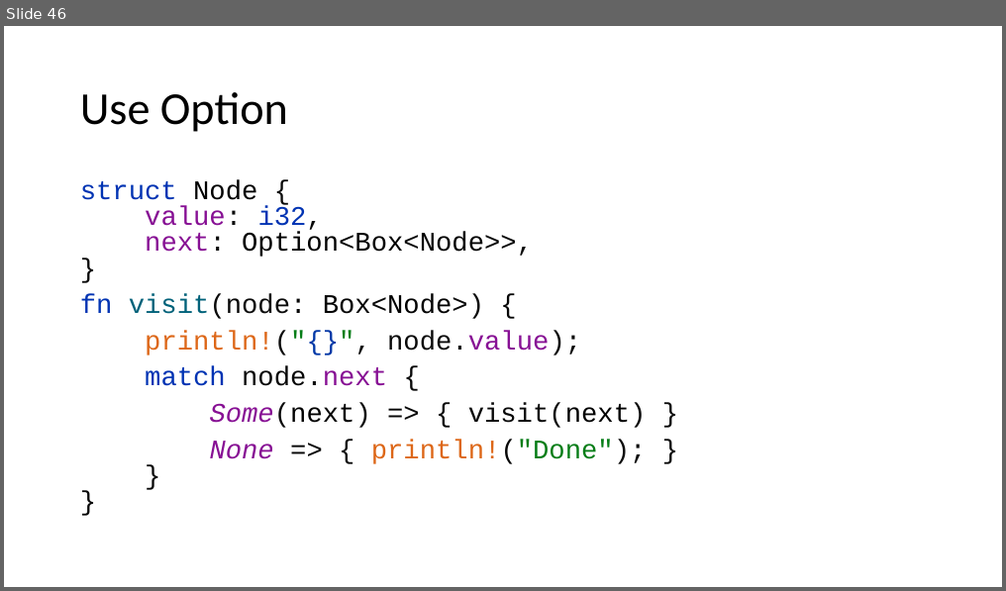
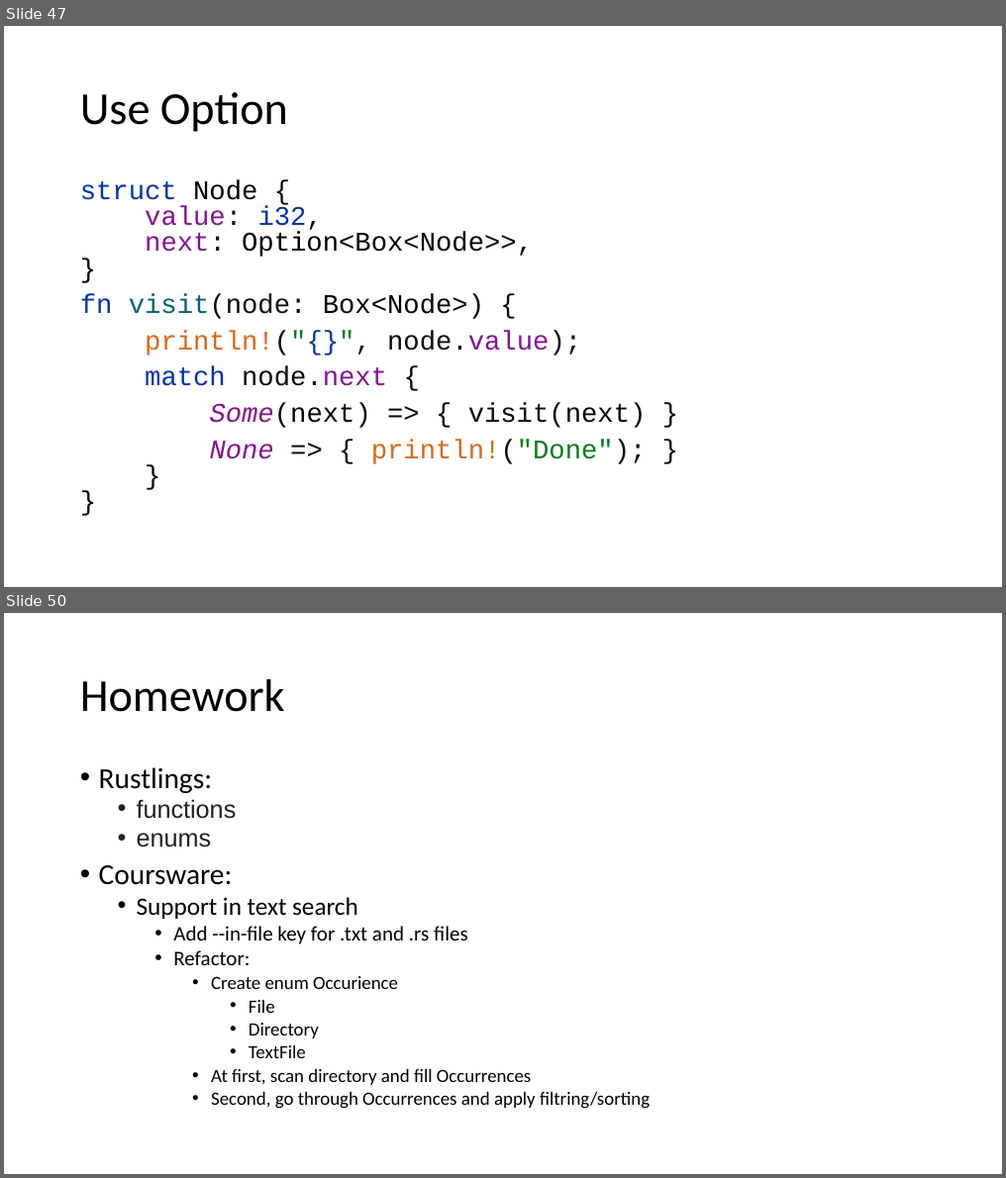
Before and after one commit to kugushev/course-rust-basics, a slide deck: pres/06-FP.pptx. Shown one above the other, each under a label of ours: slide 46 before the commit, slides 47 and 50 after it; the slides between them are not shown. The pictures are 1006x591 and 1006x1178 pixels, drawn with LibreOffice and Linux fonts; fonts in the diff are those of the drawing. Boxes give left, top, right and bottom in pixels: in the first picture for what was removed or moved away, otherwise in the second. Text is boxed around its words. In the diff, an @@ line names an element or a change of style, - is before the commit and + after.

```diff
--- a/pres/06-FP.pptx
+++ b/pres/06-FP.pptx
@@ slide 50 added at bbox=[4, 613, 1002, 1174], background #FFFFFF @@
@@ title added at bbox=[80, 679, 285, 712], 44 pt, text #000000 @@
+Homework
@@ text added at bbox=[99, 767, 649, 1109], 18 pt, text #000000 @@
+• Rustlings:
+  • functions
+  • enums
+• Coursware:
+  • Support in text search
+    • Add --in-file key for .txt and .rs files
+    • Refactor:
+      • Create enum Occurience
+        • File
+        • Directory
+        • TextFile
+      • At first, scan directory and fill Occurrences
+      • Second, go through Occurrences and apply filtring/sorting
@@ what was slide 46 is now slide 47 @@
```
Also in this commit, not shown: 2 other slides added, 1 slide removed, 3 other files.
